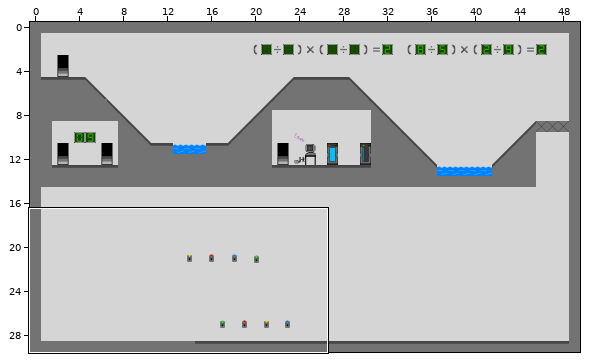
Level history. Tiled map: Stage_4.tmx. Above, an overview of the earlier version with the close-up marked.
Close-up. The starting point:
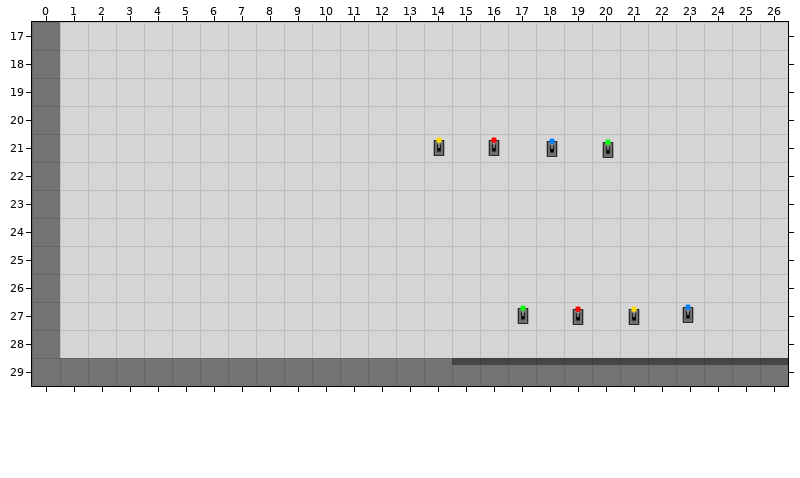
Cells are 128x128 px. Shown: x 0..26, y 17..29. The commit also changed other parts of the map, which this record leaves out.
After the commit:
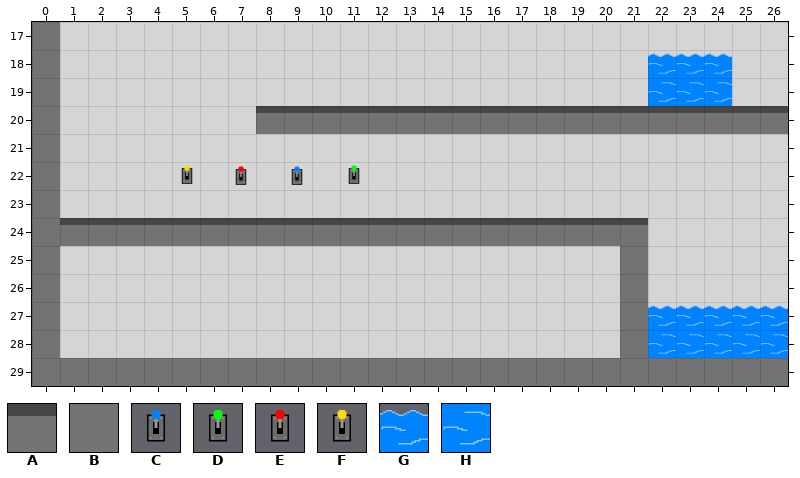
Key: from "Bunker_tiles": A 14 "placeholder_basic_platfo", B 20 "placeholder_light_tile", C 36 "lever_blue_up", D 38 "lever_green_up", E 40 "lever_red_up", F 42 "lever_yellow_up", G 49 "water_basic_1", H 63 "water_basic_solid".
_ is an empty cell.
Objects are placed by their top-left corner, in cells (3,4 is the top-left corner of cell 3,4); size is 1x1 cell unless given.
From old to new:
{"where": "layer \"Levers\""}
{"was": "D \"green1\" at 17,27", "now": "outside this view"}
{"was": "E \"red1\" at 19,27", "now": "outside this view"}
{"was": "C \"blue1\" at 22.9,27", "now": "outside this view"}
{"was": "F \"yellow1\" at 21,27", "now": "outside this view"}
{"was": "F \"yellow2\" at 14,21", "now": "F \"yellow2\" at 5,22"}
{"was": "D \"green2\" at 20.1,21.1", "now": "D \"green2\" at 11,22"}
{"was": "C \"blue2\" at 18.1,21", "now": "C \"blue2\" at 9,22"}
{"was": "E \"red2\" at 16,21", "now": "E \"red2\" at 7,22"}
{"where": "layer \"Danger\""}
{"y":18,"x":22,"old":"___","new":"GGG"}
{"y":19,"x":22,"old":"___","new":"HHH"}
{"y":27,"x":22,"old":"_____","new":"GGGGG"}
{"y":28,"x":22,"old":"_____","new":"HHHHH"}
{"where": "layer \"Platforms\""}
{"y":20,"x":8,"old":"___________________","new":"AAAAAAAAAAAAAAAAAAA"}
{"y":24,"x":1,"old":"_____________________","new":"AAAAAAAAAAAAAAAAAAAAA"}
{"y":25,"x":21,"old":"_","new":"B"}
{"y":26,"x":21,"old":"_","new":"B"}
{"y":27,"x":21,"old":"_","new":"B"}
{"y":28,"x":21,"old":"_","new":"B"}
{"y":29,"x":15,"old":"AAAAAAAAAAAA","new":"BBBBBBBBBBBB"}
{"label":"changed","picture_box":[256,53,788,185]}
{"label":"new place","picture_box":[181,165,193,184]}
{"label":"new place","picture_box":[235,166,247,185]}
{"label":"changed","picture_box":[60,218,788,365]}
